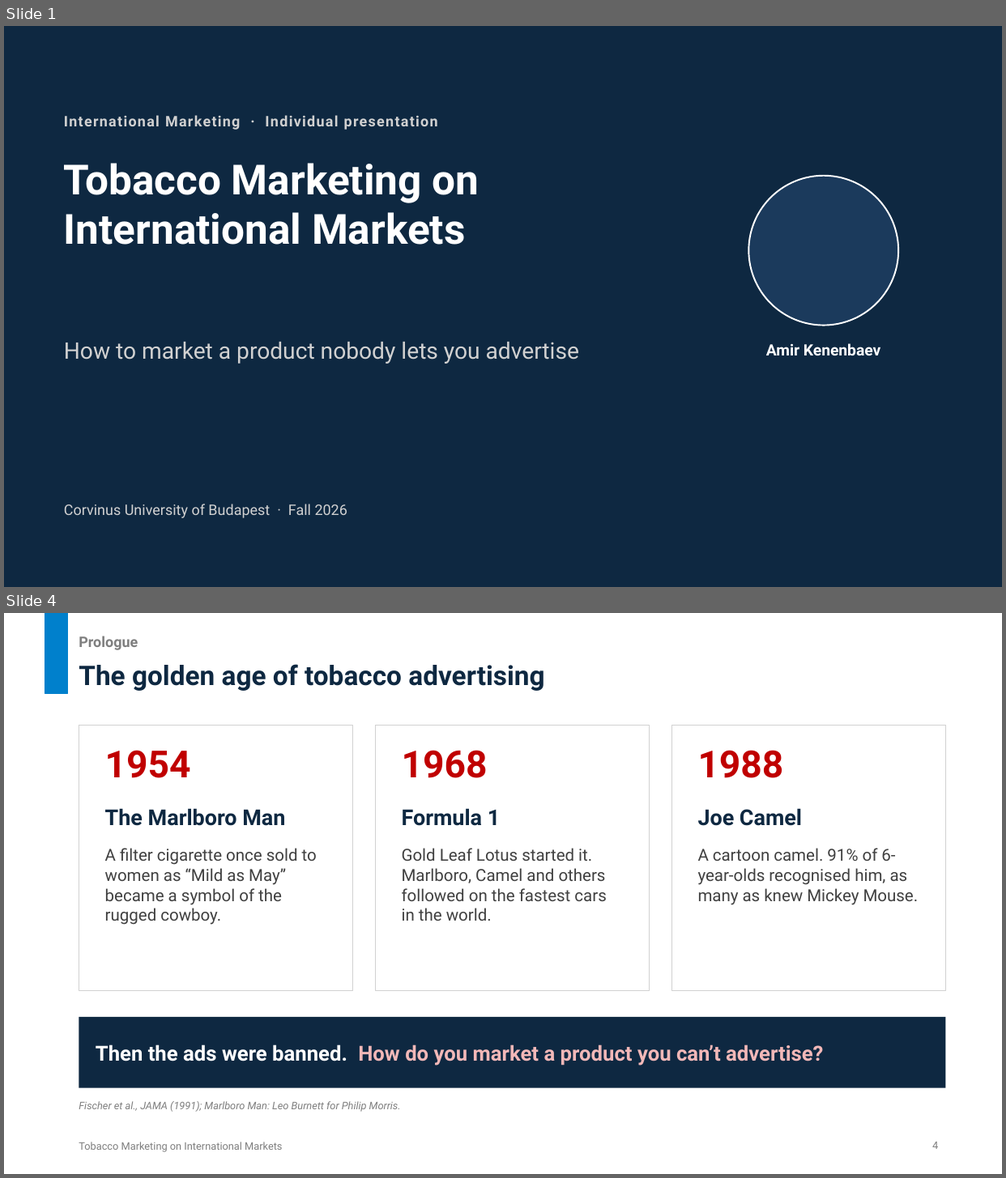
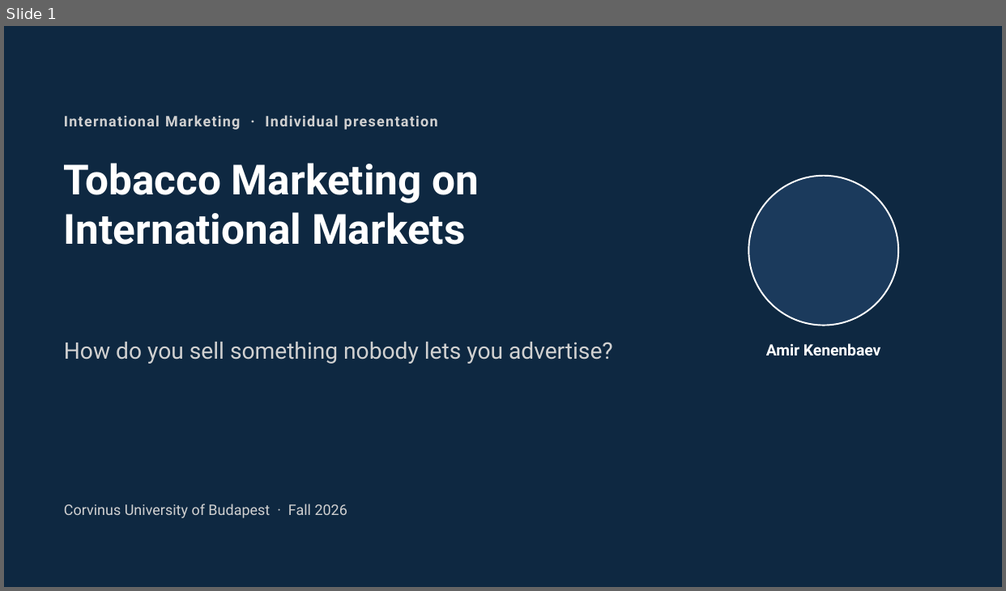
Before and after one commit to untitl333d/-frontend-slides, a slide deck: presentations/tobacco-marketing/Tobacco_Marketing_International_Markets.pptx. Shown one above the other, each under a label of ours: slides 1 and 4 before the commit, slide 1 after it; the slides between them are not shown. The pictures are 1006x1178 and 1006x591 pixels, drawn with LibreOffice and Linux fonts; fonts in the diff are those of the drawing. Boxes give left, top, right and bottom in pixels: in the first picture for what was removed or moved away, otherwise in the second. Text is boxed around its words. In the diff, an @@ line names an element or a change of style, - is before the commit and + after.

```diff
--- a/presentations/tobacco-marketing/Tobacco_Marketing_International_Markets.pptx
+++ b/presentations/tobacco-marketing/Tobacco_Marketing_International_Markets.pptx
@@ slide 4 removed at <box>4,613,1002,1174</box>, background #FFFFFF @@
@@ rectangle removed at <box>45,613,68,694</box> @@
@@ text removed at <box>79,636,138,650</box> @@
-Prologue
@@ title removed at <box>79,664,544,691</box> @@
-The golden age of tobacco advertising
@@ rectangle removed at <box>79,726,353,991</box> @@
@@ rectangle removed at <box>375,726,650,991</box> @@
@@ rectangle removed at <box>671,726,946,991</box> @@
@@ text removed at <box>105,750,191,778</box> @@
-1954
@@ text removed at <box>402,750,488,778</box> @@
-1968
@@ text removed at <box>698,750,784,778</box> @@
-1988
@@ text removed at <box>105,808,285,826</box> @@
-The Marlboro Man
@@ text removed at <box>402,808,500,826</box> @@
-Formula 1
@@ text removed at <box>698,808,802,826</box> @@
-Joe Camel
@@ text removed at <box>105,848,317,925</box> @@
-A filter cigarette once sold to women as “Mild as May” became a symbol of the rugged cowboy.
@@ text removed at <box>402,848,606,921</box> @@
-Gold Leaf Lotus started it. Marlboro, Camel and others followed on the fastest cars in the world.
@@ text removed at <box>698,848,918,905</box> @@
-A cartoon camel. 91% of 6-year-olds recognised him, as many as knew Mickey Mouse.
@@ rectangle removed at <box>79,1017,946,1088</box> @@
-Then the ads were banned. How do you market a product you can’t advertise?
@@ text removed at <box>79,1101,401,1112</box> @@
-Fischer et al., JAMA (1991); Marlboro Man: Leo Burnett for Philip Morris.
@@ text removed at <box>79,1142,282,1152</box> @@
-Tobacco Marketing on International Markets
@@ page number removed at <box>932,1142,938,1149</box> @@
-4
@@ slide 1 changed as well @@
@@ text at <box>64,342,613,364</box>: text changed @@
-How to market a product nobody lets you advertise
+How do you sell something nobody lets you advertise?
```
Also in this commit, not shown: 4 other slides changed, 8 slides added, 8 other slides removed, 2 other files.
